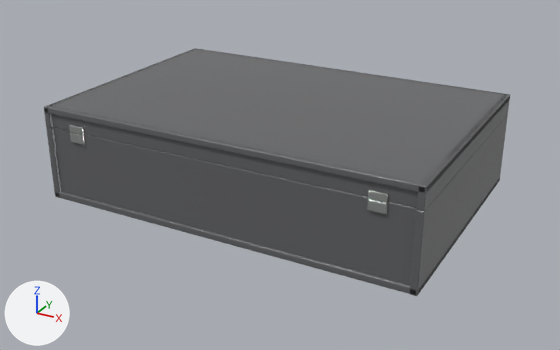
Before and after pictures for a commit that changed the glTF model pockets-volume-6-storage.glb.
One viewpoint serves both versions: a camera (50 mm lens) standing at (0.278, -0.509, 0.267) and looking at (0.003, -0.009, 0.017). The axes (+X, +Y, +Z) are drawn at lower left. The lights are the same throughout. The older version comes first. Where no turn or scale is listed for an object, it has been applied to the vertices. Vertices at exactly the same position are counted once.

Script lines for the objects in view, before the commit:
```python
ob_case_base = bpy.data.objects.new('Case_base', me_cube_020)
ob_case_base.location = (0.0, 0.0, 0.0028)
ob_case_end_001 = bpy.data.objects.new('Case_end.001', me_cube_029)
ob_case_end_001.location = (0.0, -0.0978, 0.0298)
ob_case_side = bpy.data.objects.new('Case_side', me_cube_031)
ob_case_side.location = (-0.1496, 0.0, 0.0298)
ob_case_side_001 = bpy.data.objects.new('Case_side.001', me_cube_033)
ob_case_side_001.location = (0.1496, 0.0, 0.0298)
ob_lid_end_001 = bpy.data.objects.new('Lid_end.001', me_cube_037)
ob_lid_end_001.location = (0.0, -0.098, 0.0679)
ob_lid_side = bpy.data.objects.new('Lid_side', me_cube_042)
ob_lid_side.location = (-0.1499, 0.0, 0.0679)
ob_lid_side_001 = bpy.data.objects.new('Lid_side.001', me_cube_043)
ob_lid_side_001.location = (0.1499, 0.0, 0.0679)
ob_lid_top = bpy.data.objects.new('Lid_top', me_cube_044)
ob_lid_top.location = (0.0, 0.0, 0.0737)
```
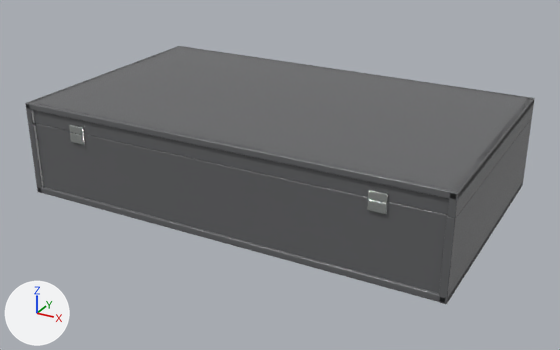
Commit message: Uniform 21-slot pocket boxes: assets 4 of 4

What differs and where, as boxes (x1, y1, x2, y2) in the pictures (560 x 350 px):
'Lid_top', rescaled (9% wider)
    before: (44, 48, 510, 193)
    after: (26, 46, 534, 199)
'Case_end.001', rescaled (13% wider, 8% taller)
    before: (54, 128, 417, 285)
    after: (35, 124, 447, 293)
'Case_side.001', moved
    before: (409, 114, 508, 296)
    after: (439, 118, 532, 304)
'Lid_end.001', rescaled (14% wider, 10% taller)
    before: (51, 107, 418, 208)
    after: (33, 104, 451, 215)
'Lid_side.001', moved
    before: (417, 94, 510, 211)
    after: (447, 97, 535, 218)
'Case_base', rescaled (9% wider)
    before: (55, 178, 500, 294)
    after: (38, 184, 523, 303)
'Case_side', moved
    before: (46, 127, 61, 198)
    after: (28, 123, 44, 193)
'Lid_side', moved
    before: (44, 48, 197, 128)
    after: (25, 46, 180, 124)

The edits, one by one:
me_cube_020 is used by ob_case_base; location (0.0, 0.0, 0.0028).
me_cube_020 had 96 vertices, 188 faces and spanned x -0.152..0.152, y -0.102..0.102, z -0.003..0.003.
me_cube_020 now has 96 vertices, 188 faces and spans x -0.171..0.171, y -0.102..0.102, z -0.003..0.003.
me_cube_020 part 1: the whole mesh is scaled about its middle by (1.13, 1, 1).
me_cube_029 is used by ob_case_end_001; location (0.0, -0.0978, 0.0298).
me_cube_029 had 96 vertices, 188 faces and spanned x -0.147..0.147, y -0.002..0.002, z -0.03..0.03.
me_cube_029 now has 96 vertices, 188 faces and spans x -0.166..0.166, y -0.002..0.002, z -0.03..0.03.
me_cube_029 part 2: the whole mesh is scaled about its middle by (1.13, 1, 1).
me_cube_037 is used by ob_lid_end_001; location (0.0, -0.098, 0.0679).
me_cube_037 had 96 vertices, 188 faces and spanned x -0.147..0.147, y -0.002..0.002, z -0.008..0.008.
me_cube_037 now has 96 vertices, 188 faces and spans x -0.166..0.166, y -0.002..0.002, z -0.008..0.008.
me_cube_037 part 3: the whole mesh is scaled about its middle by (1.13, 1, 1).
me_cube_044 is used by ob_lid_top; location (0.0, 0.0, 0.0737).
me_cube_044 had 96 vertices, 188 faces and spanned x -0.152..0.152, y -0.102..0.102, z -0.003..0.003.
me_cube_044 now has 96 vertices, 188 faces and spans x -0.171..0.171, y -0.102..0.102, z -0.003..0.003.
me_cube_044 part 4: the whole mesh is scaled about its middle by (1.13, 1, 1).
Object 'Case_side' (ob_case_side) moves from (-0.1496, 0.0, 0.0298) to (-0.1687, 0.0, 0.0298).
Object 'Case_side.001' (ob_case_side_001) moves from (0.1496, 0.0, 0.0298) to (0.1687, 0.0, 0.0298).
Object 'Lid_side' (ob_lid_side) moves from (-0.1499, 0.0, 0.0679) to (-0.1689, 0.0, 0.0679).
Object 'Lid_side.001' (ob_lid_side_001) moves from (0.1499, 0.0, 0.0679) to (0.1689, 0.0, 0.0679).
